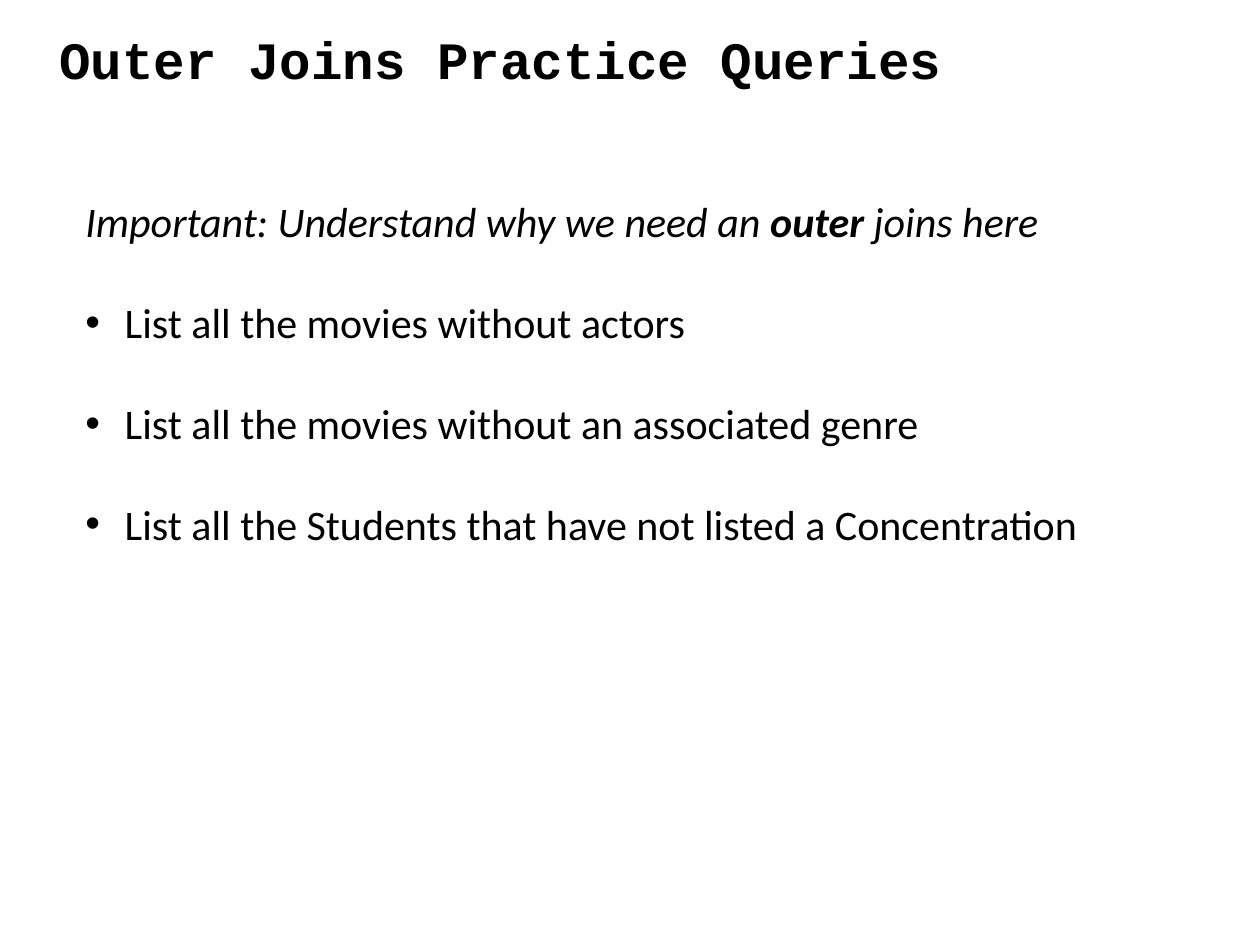
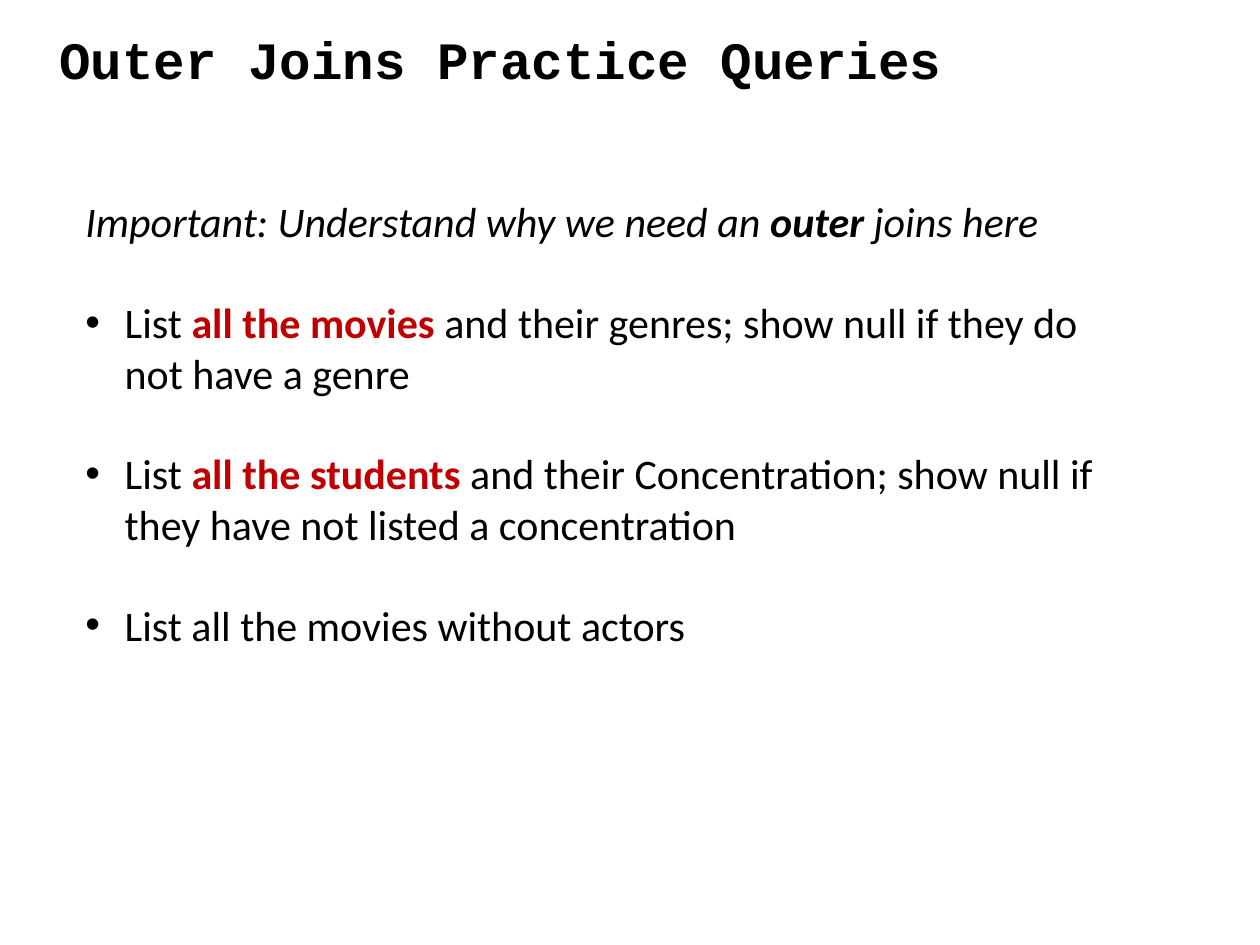
Before and after one commit to ipeirotis/introduction-to-databases, a slide deck: slide 12 of session4/C-SQL_Joins.pptx. Drawn at 1260x945 pixels with LibreOffice and Linux fonts; fonts in the diff are those of the drawing. Boxes give left, top, right and bottom in pixels: in the first picture for what was removed or moved away, otherwise in the second. Text is boxed around its words. In the diff, an @@ line names an element or a change of style, - is before the commit and + after.

```diff
--- a/session4/C-SQL_Joins.pptx
+++ b/session4/C-SQL_Joins.pptx
@@ text at (x1=125, y1=308, x2=1092, y2=547): paragraphs added @@
+• List all the movies and their genres; show null if they do not have a genre
+• List all the students and their Concentration; show null if they have not listed a concentration
@@ text at (x1=125, y1=409, x2=1077, y2=541): paragraphs removed @@
-• List all the movies without an associated genre
-• List all the Students that have not listed a Concentration
```
Also in this commit, not shown: 3 slides added.
